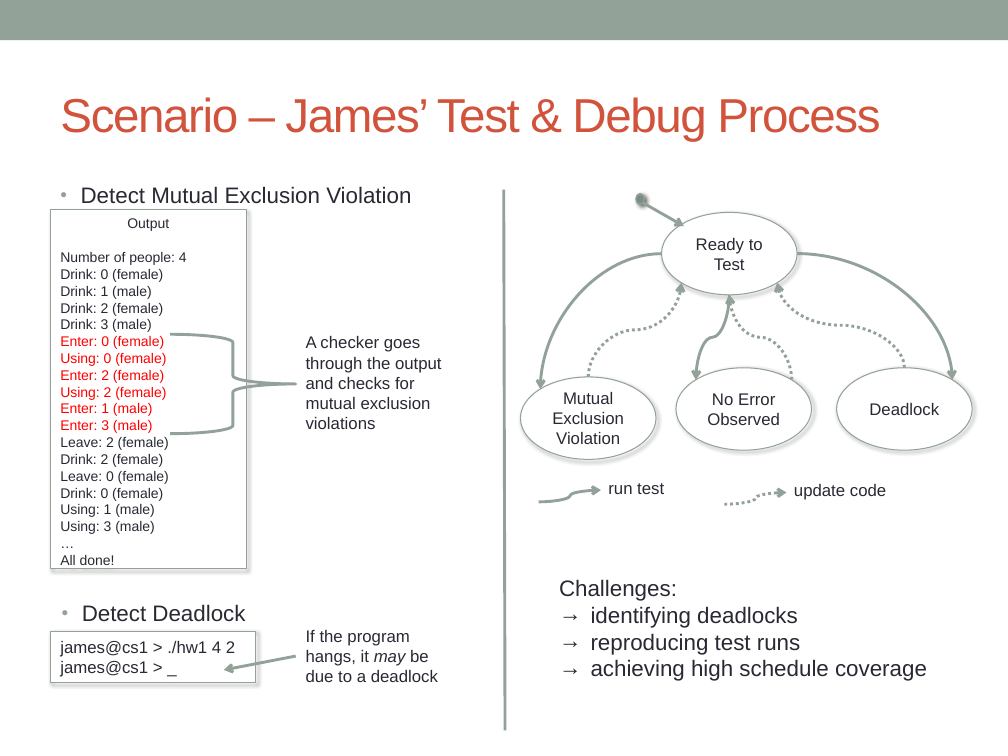
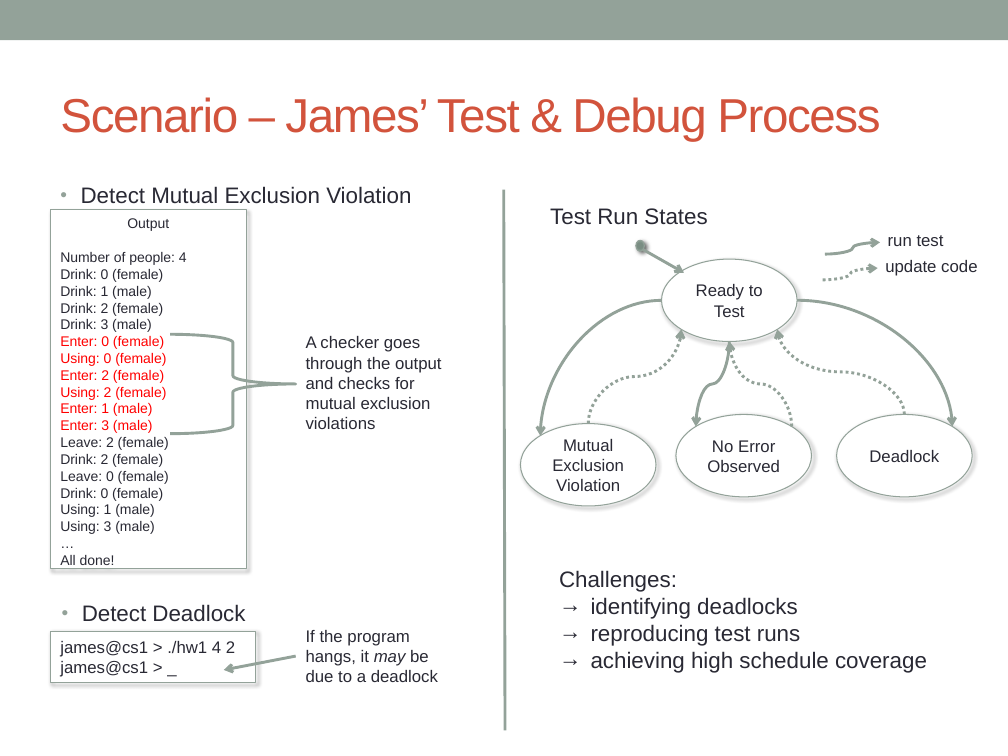
Before and after one commit to concurTestFramework/concurTestFramework, a slide deck: slide 4 of Documents/Concur_Presentation.pptx. Drawn at 1008x756 pixels with LibreOffice and Linux fonts; fonts in the diff are those of the drawing. Boxes give left, top, right and bottom in pixels: in the first picture for what was removed or moved away, otherwise in the second. Text is boxed around its words. In the diff, an @@ line names an element or a change of style, - is before the commit and + after.

```diff
--- a/Documents/Concur_Presentation.pptx
+++ b/Documents/Concur_Presentation.pptx
@@ text added at [550, 208, 707, 225], 16 pt, text #292934 @@
+Test Run States
@@ text "run test": place and size @@
-text "run test" at [608, 483, 664, 494]
+text "run test" at [888, 235, 944, 246]
@@ 5 ellipses, 4 curved arrows, 1 arrow: place and size @@
-5 ellipses, 4 curved arrows, 1 arrow at [520, 194, 973, 460]
+5 ellipses, 4 curved arrows, 1 arrow at [520, 240, 973, 506]
@@ curved arrow moved from (725, 504) - (786, 493) to (823, 280) - (878, 268) @@
@@ curved arrow moved from (538, 502) - (601, 490) to (825, 254) - (880, 242) @@
@@ text "update code": place and size @@
-text "update code" at [794, 484, 886, 500]
+text "update code" at [885, 260, 977, 276]
@@ curved arrow moved from (730, 294) - (696, 380) to (730, 342) - (696, 426) @@
@@ curved arrow moved from (791, 380) - (730, 294) to (791, 426) - (730, 342) @@
@@ text "Challenges:": place and size @@
-text "Challenges:" at [559, 579, 927, 681]
+text "Challenges:" at [559, 570, 927, 673]
```
Also in this commit, not shown: 6 other slides changed, 2 slides added, 3 slides removed.
